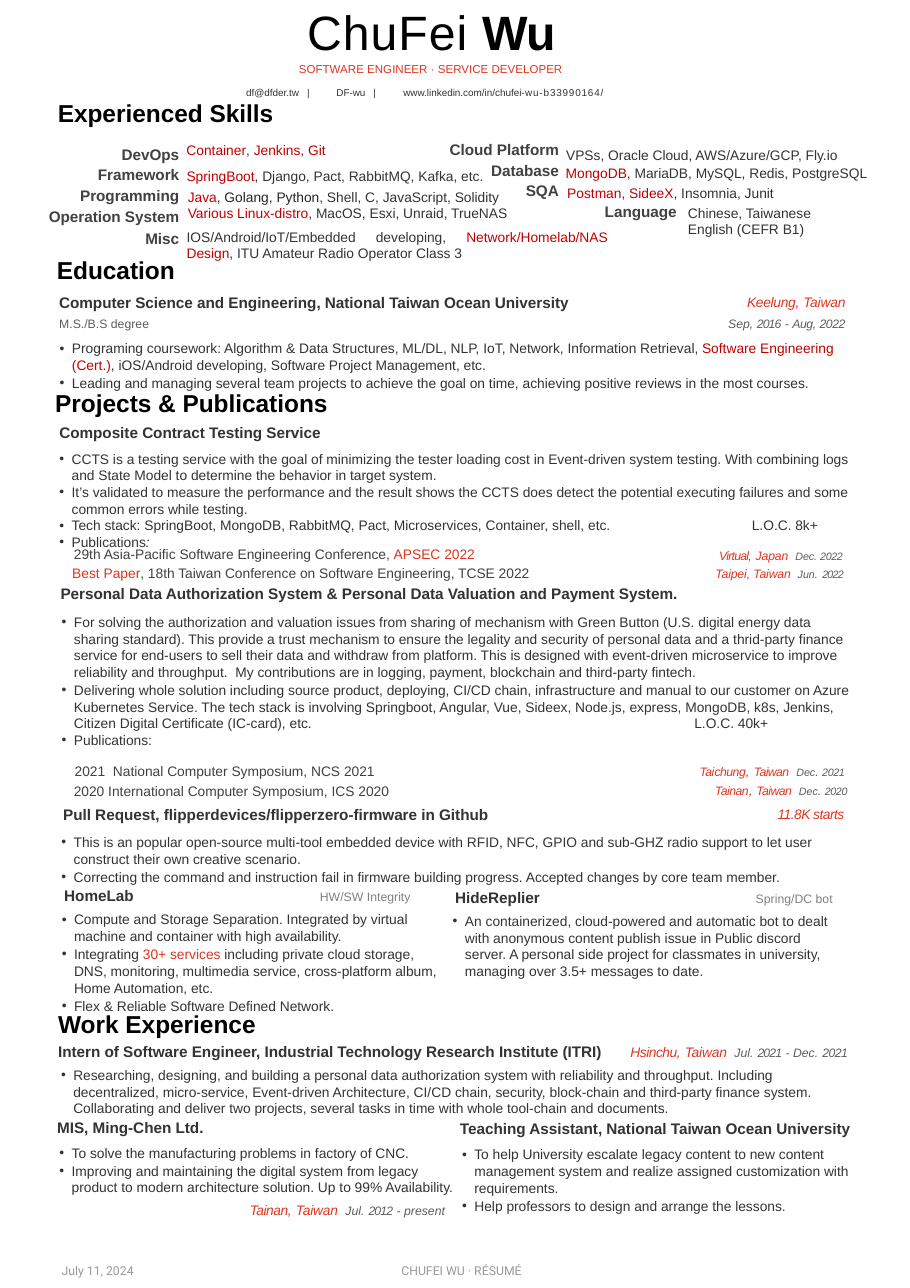
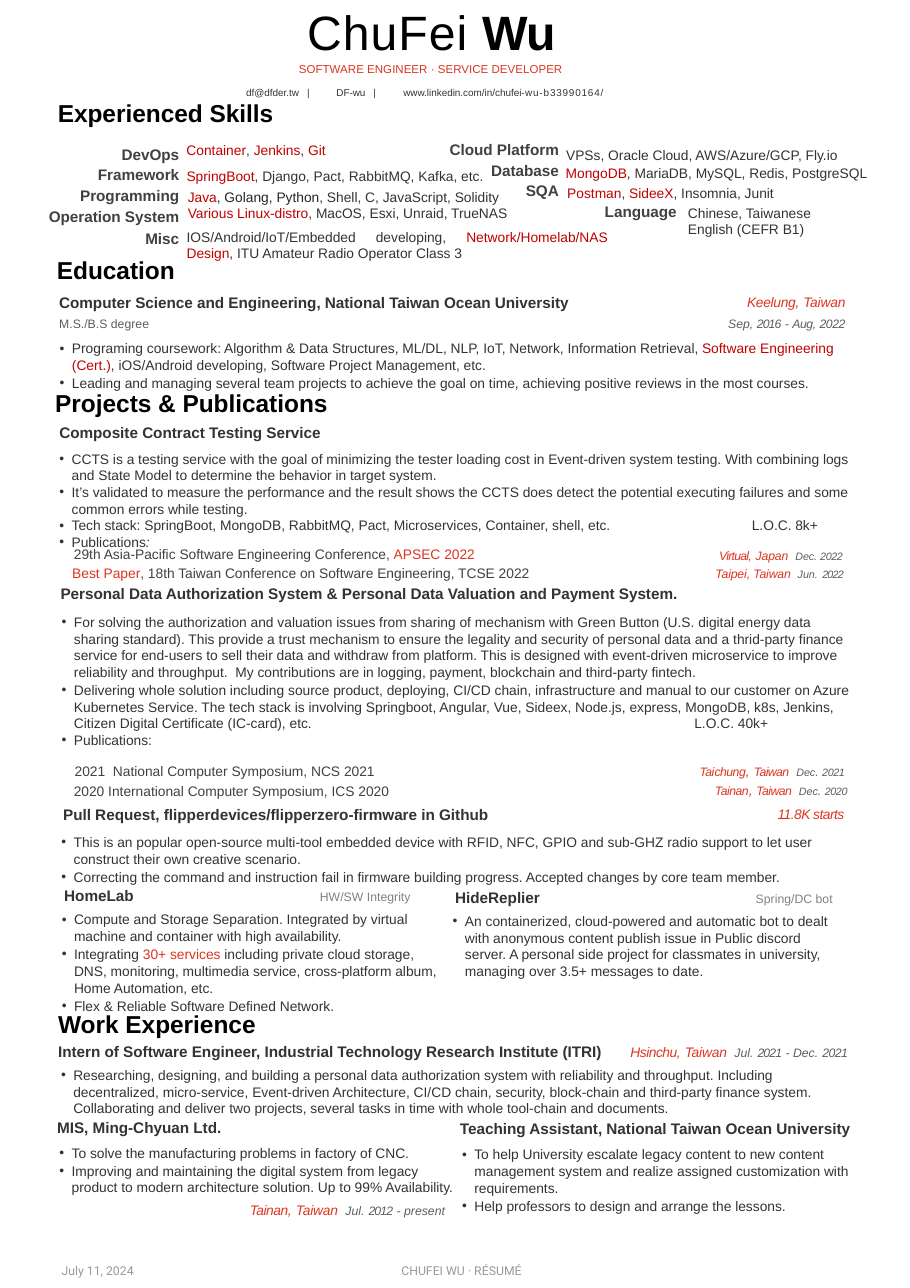
Before and after one commit to DF-wu/resume, a slide deck: slide 1 of source/CHUFEIWU_Resume.pptx. Drawn at 910x1288 pixels with LibreOffice and Linux fonts; fonts in the diff are those of the drawing; background and template pictures are left out. Boxes give left, top, right and bottom in pixels: in the first picture for what was removed or moved away, otherwise in the second. Text is boxed around its words. In the diff, an @@ line names an element or a change of style, - is before the commit and + after.

```diff
--- a/source/CHUFEIWU_Resume.pptx
+++ b/source/CHUFEIWU_Resume.pptx
@@ text at [57, 1122, 221, 1136]: text changed @@
-MIS, Ming-Chen Ltd.
+MIS, Ming-Chyuan Ltd.
```
Also in this commit, not shown: 2 other files.
